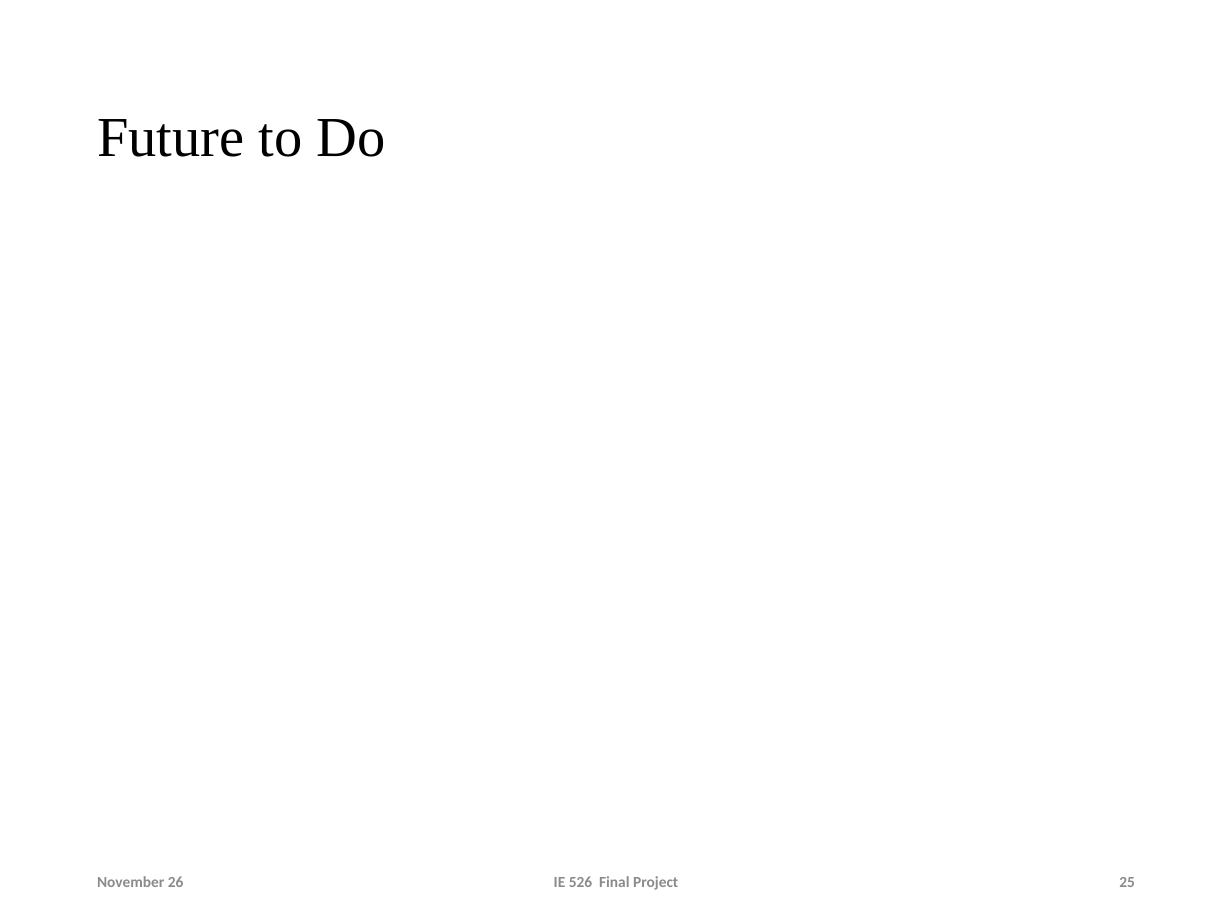
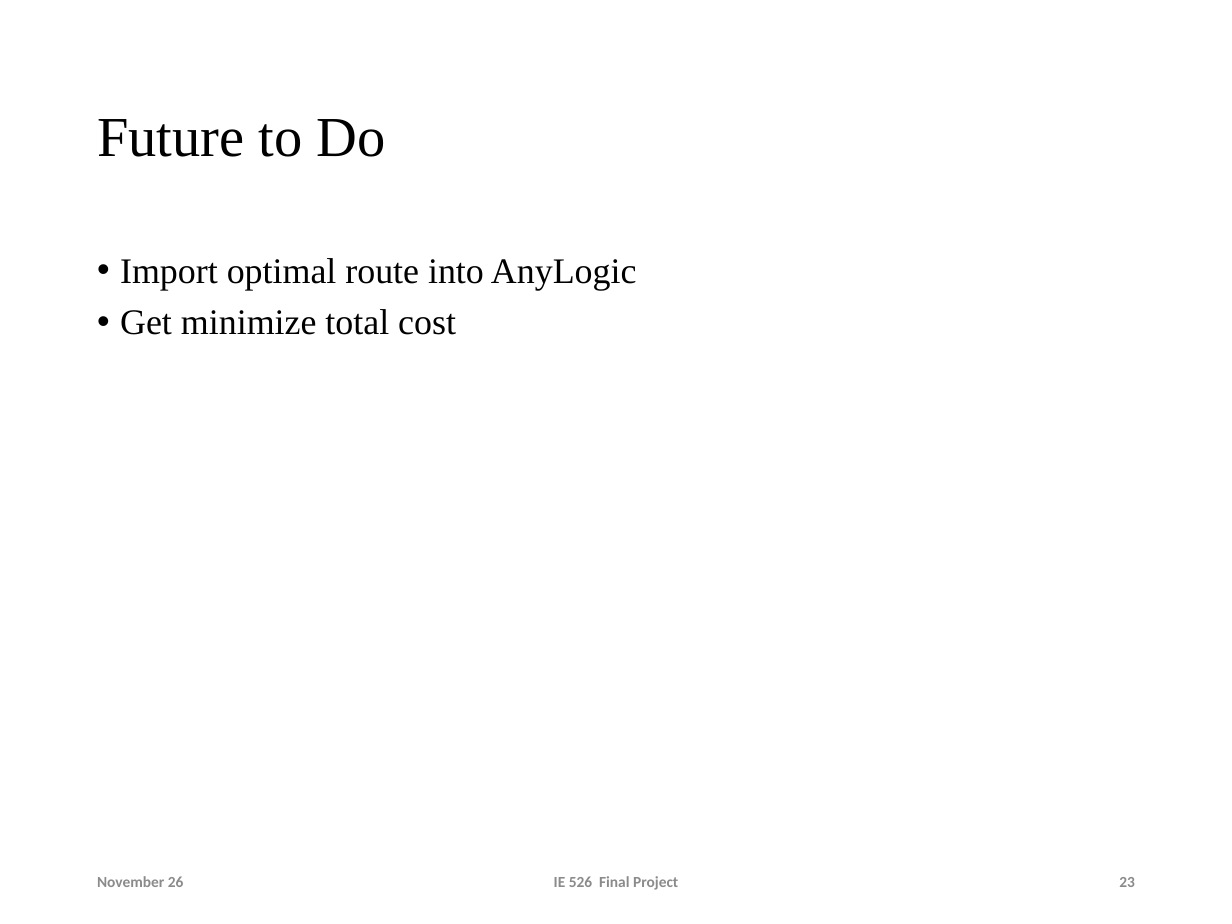
Before and after one commit to lyuzz/IE-526-Final-Project, a slide deck: slide 23 of Lzy/Slides/simulation final project.pptx (slide 25 before the commit). Drawn at 1232x924 pixels with LibreOffice and Linux fonts; fonts in the diff are those of the drawing; background and template pictures are left out. Boxes give left, top, right and bottom in pixels: in the first picture for what was removed or moved away, otherwise in the second. Text is boxed around its words. In the diff, an @@ line names an element or a change of style, - is before the commit and + after.

```diff
--- a/Lzy/Slides/simulation final project.pptx
+++ b/Lzy/Slides/simulation final project.pptx
@@ text added at [120,258,637,335], 21 pt, text #000000 @@
+• Import optimal route into AnyLogic
+• Get minimize total cost
```
Also in this commit, not shown: 2 slides removed.
